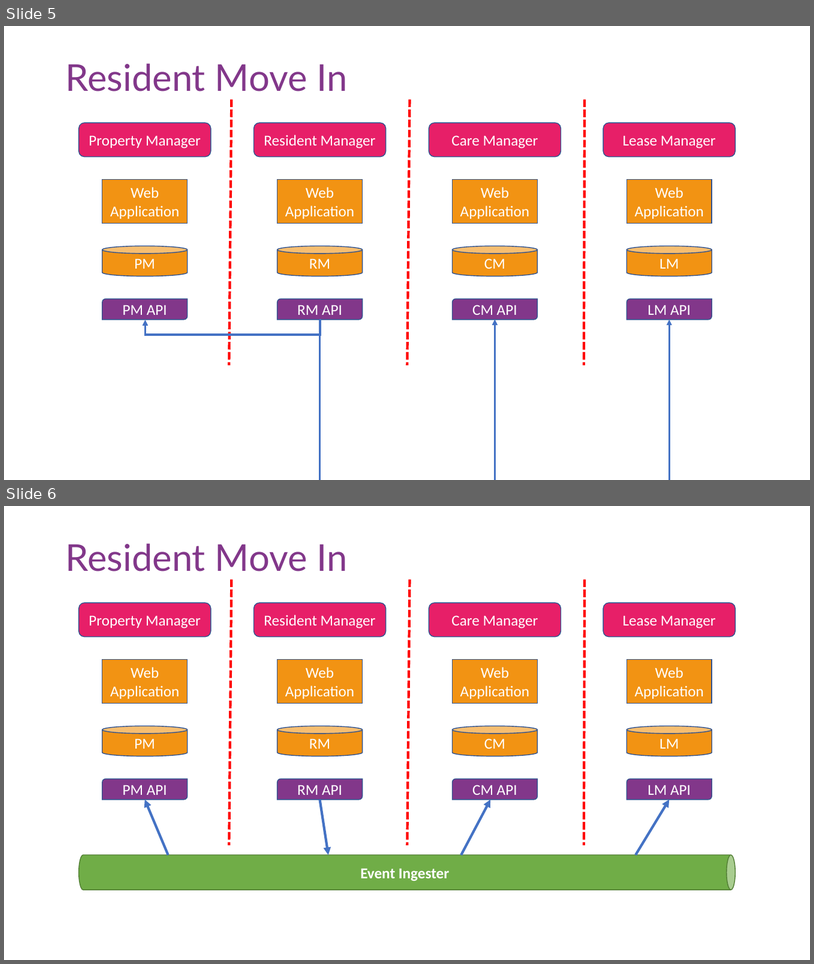
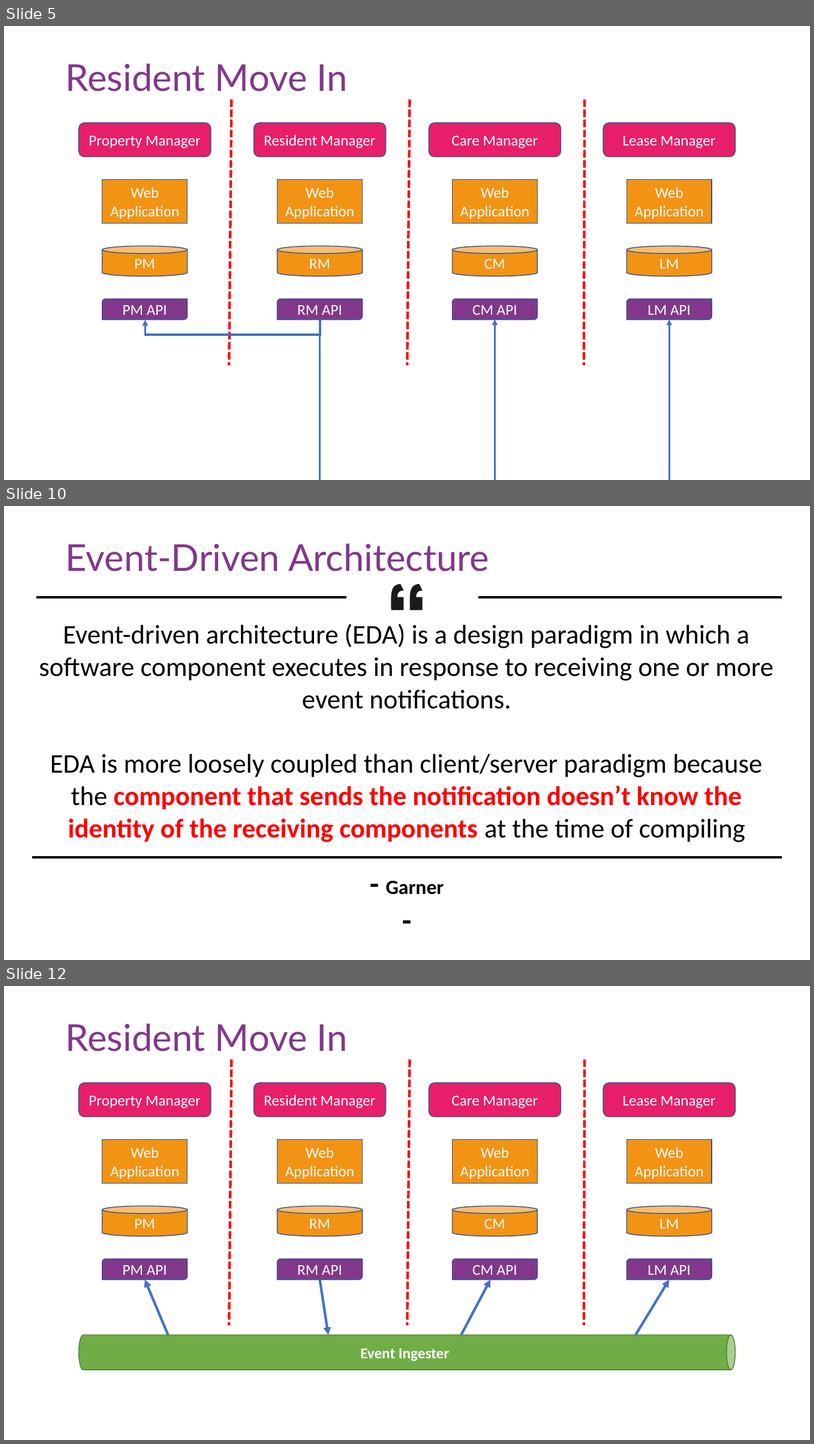
Before and after one commit to TaleLearnCode/FileName-EventDrivenArchitectedMicroservice, a slide deck: FileNew-EventDrivenArchitectedMicroservice_SACLondon.pptx. Shown one above the other, each under a label of ours: slides 5 and 6 before the commit, slides 5, 10 and 12 after it; the slides between them are not shown. The pictures are 814x964 and 814x1444 pixels, drawn with LibreOffice and Linux fonts; fonts in the diff are those of the drawing; background and template pictures are left out. Boxes give left, top, right and bottom in pixels: in the first picture for what was removed or moved away, otherwise in the second. Text is boxed around its words. In the diff, an @@ line names an element or a change of style, - is before the commit and + after.

```diff
--- a/FileNew-EventDrivenArchitectedMicroservice_SACLondon.pptx
+++ b/FileNew-EventDrivenArchitectedMicroservice_SACLondon.pptx
@@ slide 10 added at (x1=4, y1=506, x2=810, y2=960), background picture (left out) @@
@@ title added at (x1=65, y1=543, x2=489, y2=571), 44 pt, text #82378A @@
+Event-Driven Architecture
@@ freeform shape added at (x1=391, y1=584, x2=404, y2=610), fill #1A1A1A @@
@@ freeform shape added at (x1=410, y1=584, x2=423, y2=610), fill #1A1A1A @@
@@ line added from (36, 597) to (347, 597), #000000 3 pt @@
@@ line added from (478, 597) to (782, 597), #000000 3 pt @@
@@ text added at (x1=39, y1=624, x2=774, y2=842), 32 pt, text #000000 @@
+Event-driven architecture (EDA) is a design paradigm in which a software component executes in response to receiving one or more event notifications.
+EDA is more loosely coupled than client/server paradigm because the component that sends the notification doesn’t know the identity of the receiving components at the time of compiling
@@ line added from (32, 857) to (782, 857), #000000 3 pt @@
@@ text added at (x1=386, y1=880, x2=444, y2=894), 24 pt, text #000000, bold @@
+- Garner -
@@ what was slide 6 is now slide 12 @@
```
Also in this commit, not shown: 1 slide changed, 7 other slides added, 2 other files.
